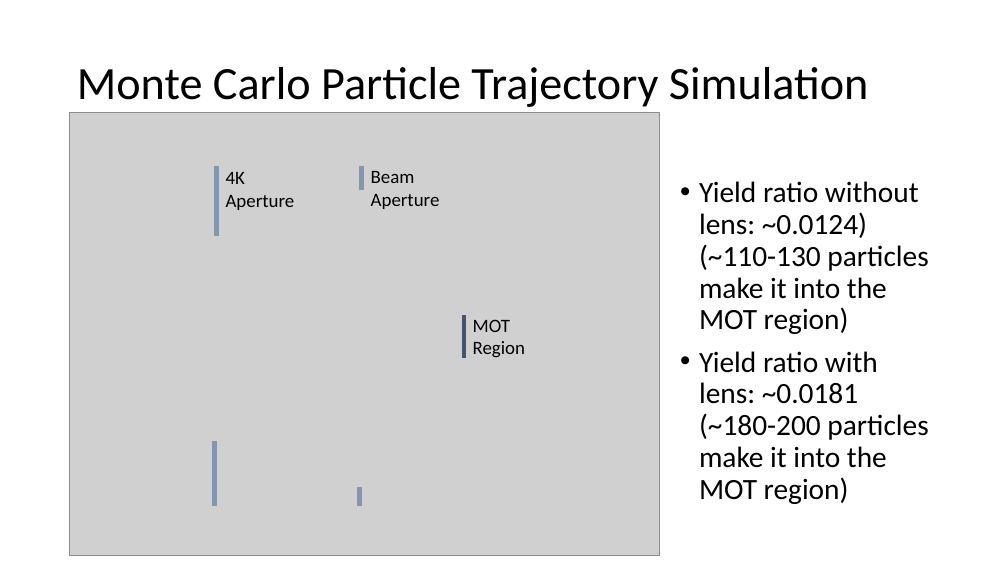
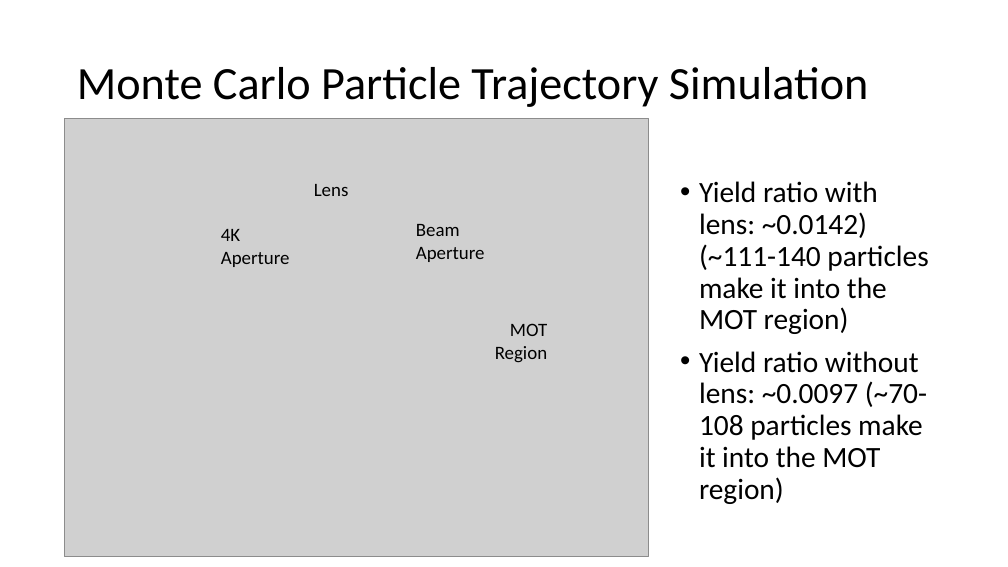
Before and after one commit to Andrew-wi/magnetic_lens, a slide deck: slide 10 of magnetic_lens_monte_carlo/magnetic_lens_jun_18.pptx. Drawn at 1008x567 pixels with LibreOffice and Linux fonts; fonts in the diff are those of the drawing; grey boxes stand for pictures. Boxes give left, top, right and bottom in pixels: in the first picture for what was removed or moved away, otherwise in the second. Text is boxed around its words. In the diff, an @@ line names an element or a change of style, - is before the commit and + after.

```diff
--- a/magnetic_lens_monte_carlo/magnetic_lens_jun_18.pptx
+++ b/magnetic_lens_monte_carlo/magnetic_lens_jun_18.pptx
@@ picture: place and size @@
-picture at (70, 113, 660, 556)
+picture at (64, 118, 649, 557)
@@ line removed from (216, 166) to (216, 237) @@
@@ line removed from (361, 166) to (361, 191) @@
@@ text added at (314, 184, 349, 196), 18 pt, text #000000 @@
+Lens
@@ text at (699, 181, 928, 504): text changed @@
-• Yield ratio without lens: ~0.0124) (~110-130 particles make it into the MOT region)
-• Yield ratio with lens: ~0.0181 (~180-200 particles make it into the MOT region)
+• Yield ratio with lens: ~0.0142) (~111-140 particles make it into the MOT region)
+• Yield ratio without lens: ~0.0097 (~70-108 particles make it into the MOT region)
@@ text "4K Aperture": place and size @@
-text "4K Aperture" at (226, 172, 295, 210)
+text "4K Aperture" at (221, 229, 290, 267)
@@ text "Beam Aperture": place and size @@
-text "Beam Aperture" at (371, 171, 440, 209)
+text "Beam Aperture" at (416, 224, 485, 262)
@@ text "MOT Region" at (495, 323, 547, 363): alignment left to right @@
@@ line removed from (464, 315) to (464, 358) @@
@@ line removed from (215, 441) to (215, 506) @@
@@ line removed from (360, 487) to (360, 506) @@
```
Also in this commit, not shown: 3 other slides changed, 1 slide added, 26 other files.
